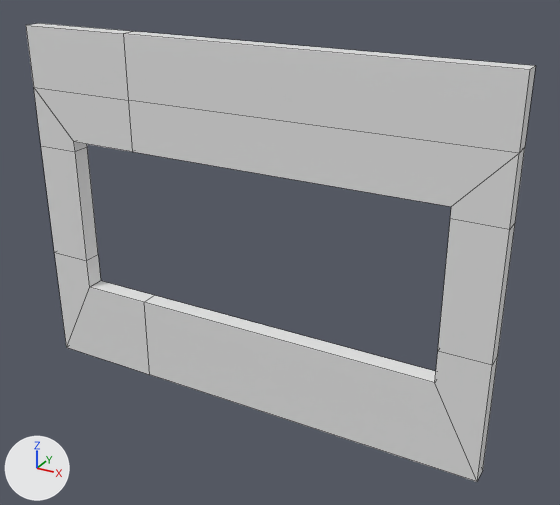
Before and after pictures for a commit that changed the FBX model Assets/Trash/Models/ModularKit/SM_Wall_Int_4m_01c.fbx.
Both versions are drawn from a 50 mm lens placed at (4.93, -4.85, 3.84), pointed at (2.25, 0.02, 1.41). The axes (+X, +Y, +Z) are drawn at lower left. The lights are the same throughout. Mesh edges are drawn as thin lines. Where no turn or scale is listed for an object, it has been applied to the vertices.

The scene before the commit, as lines of its bpy script (objects in view):
```python
me_mesh = bpy.data.meshes.new('Mesh')
me_mesh.from_pydata(...)  # 46 vertices, 46 faces; spans x 0.0..4.0, y -0.15..0.0, z 0.0..3.0
me_mesh.materials.append(mat_openpbr_shader1)  # white #e7e7e7
# before: 2 (4.0, 0.0, 3.0) at pixel (535, 65), 3 (0.0, 0.0, 3.0) at pixel (39, 23), 4 (4.0, -0.15, 3.0) at pixel (529, 69), 5 (0.0, -0.15, 3.0) at pixel (25, 25), 9 (1.0, 0.0, 3.0) at pixel (135, 31)
# before: 10 (1.0, -0.15, 3.0) at pixel (123, 33)
ob_wall_int_4m_01c = bpy.data.objects.new('Wall_Int_4m_01c', me_mesh)
ob_wall_int_4m_01c.location = (0.0, 0.0, 0.0)
```
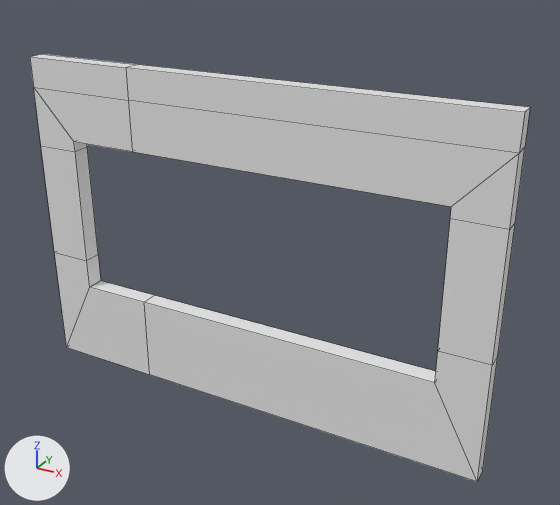
Changed parts and their boxes (x1, y1, x2, y2) in the pictures (560 x 505 px; the box of a moved part takes in the faces that stretch with it):
'Wall_Int_4m_01c', reshaped (7% shorter): before (26, 23, 535, 482); after (30, 54, 530, 482)
part 1 of me_mesh, moved or reshaped: before (26, 23, 535, 153); after (30, 54, 530, 153)

What the commit changed:
me_mesh has 46 vertices, 46 faces and spans x 0.0..4.0, y -0.15..0.0, z 0.0..3.0.
me_mesh is used by ob_wall_int_4m_01c; location (0.0, 0.0, 0.0).
Part 1, on me_mesh:
Vertices 2 to 5, 9, 10 of me_mesh move by (0.0, 0.0, -0.25).
